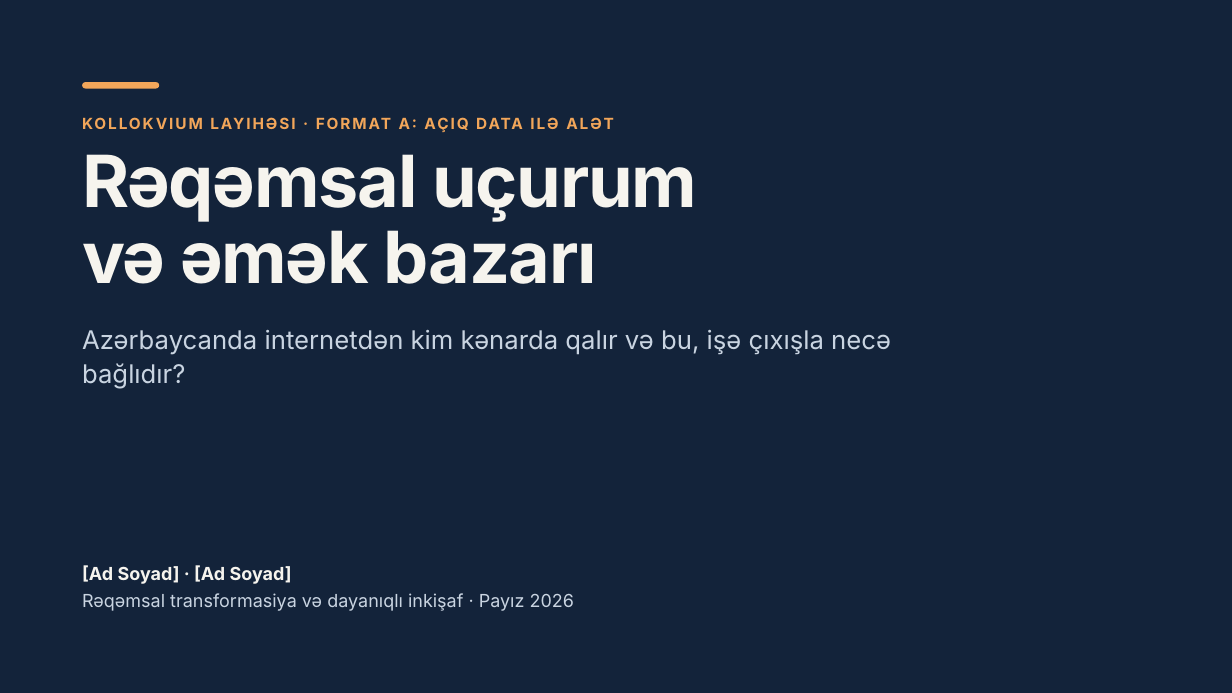
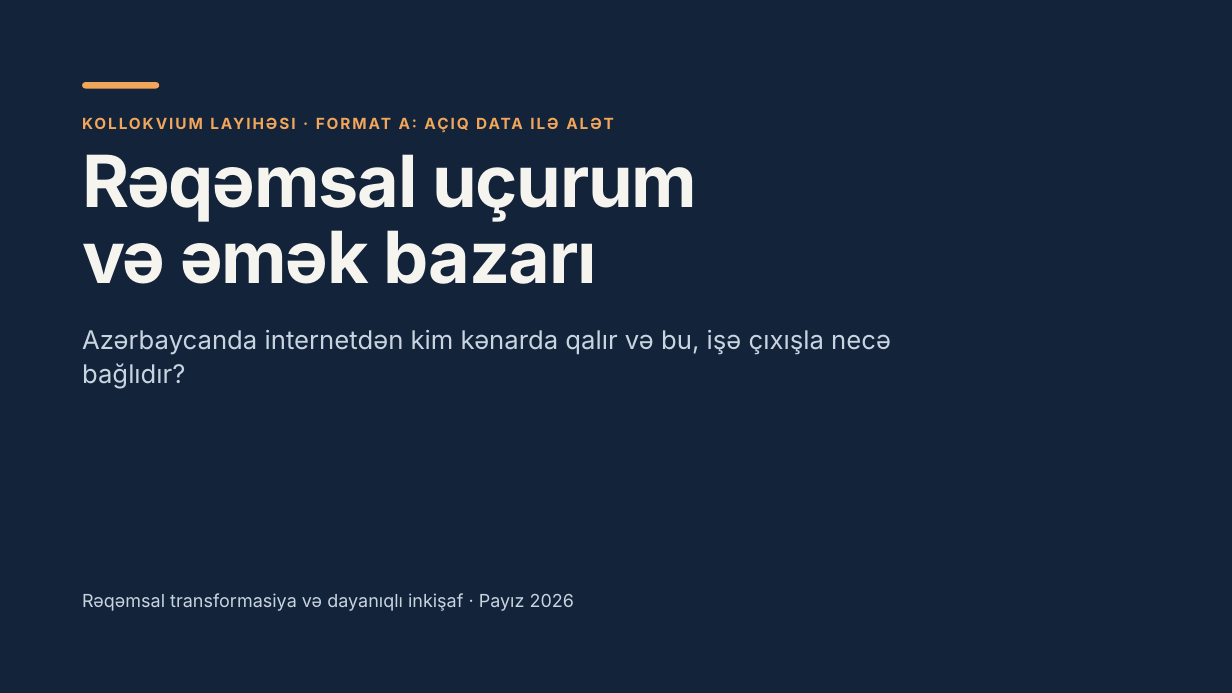
Before and after one commit to faganvaliyev/lesson, a slide deck: slide 1 of Rəqəmsal uçurum və əmək bazarı.pptx. Drawn at 1232x693 pixels with LibreOffice and Linux fonts; fonts in the diff are those of the drawing. Boxes give left, top, right and bottom in pixels: in the first picture for what was removed or moved away, otherwise in the second. Text is boxed around its words. In the diff, an @@ line names an element or a change of style, - is before the commit and + after.

```diff
--- a/Rəqəmsal uçurum və əmək bazarı.pptx
+++ b/Rəqəmsal uçurum və əmək bazarı.pptx
@@ text removed at [82, 565, 292, 584] @@
-[Ad Soyad] · [Ad Soyad]
```
